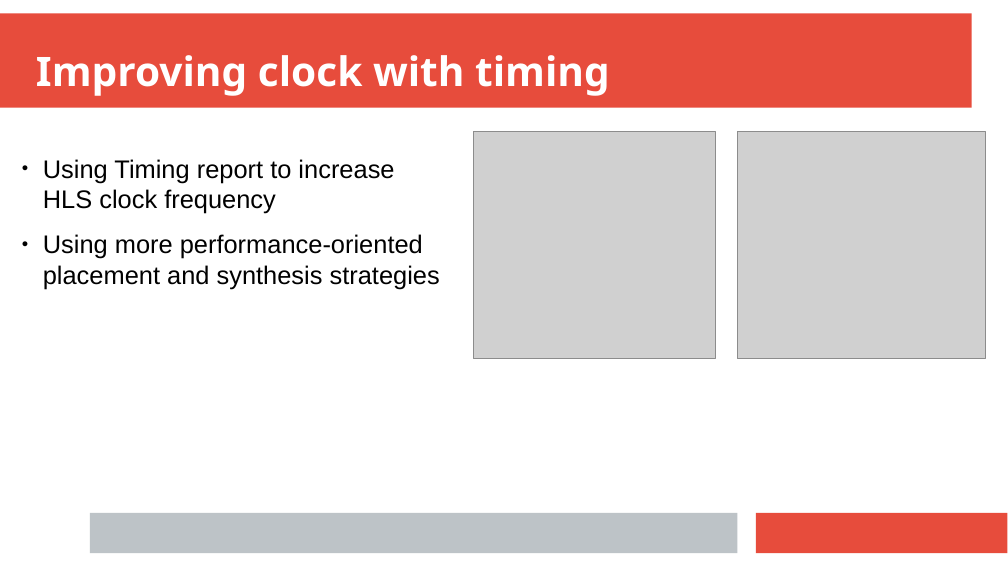
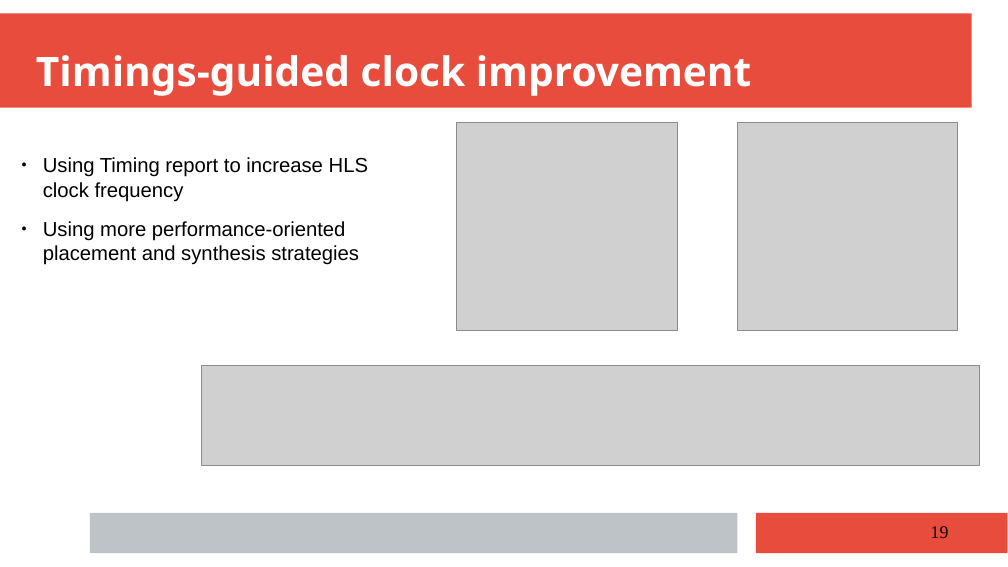
Before and after one commit to anisghaoui/A2, a slide deck: slide 19 of presentation_finale/prensent_A2_group_1.pptx. Drawn at 1008x567 pixels with LibreOffice and Linux fonts; fonts in the diff are those of the drawing; grey boxes stand for pictures. Boxes give left, top, right and bottom in pixels: in the first picture for what was removed or moved away, otherwise in the second. Text is boxed around its words. In the diff, an @@ line names an element or a change of style, - is before the commit and + after.

```diff
--- a/presentation_finale/prensent_A2_group_1.pptx
+++ b/presentation_finale/prensent_A2_group_1.pptx
@@ text at box(36, 55, 752, 96): text changed @@
-Improving clock with timing
+Timings-guided clock improvement
@@ picture: place and size @@
-picture at box(474, 132, 715, 359)
+picture at box(456, 123, 678, 330)
@@ picture: place and size @@
-picture at box(737, 132, 986, 359)
+picture at box(738, 123, 958, 330)
@@ text "Using Timing report to increase ..." at box(43, 157, 368, 265): size 20 to 16 pt @@
@@ picture added at box(201, 366, 981, 466) @@
@@ page number added at box(931, 526, 949, 538), 14 pt, text #000000 @@
+19
```
Also in this commit, not shown: 21 other slides changed, 5 other files.
